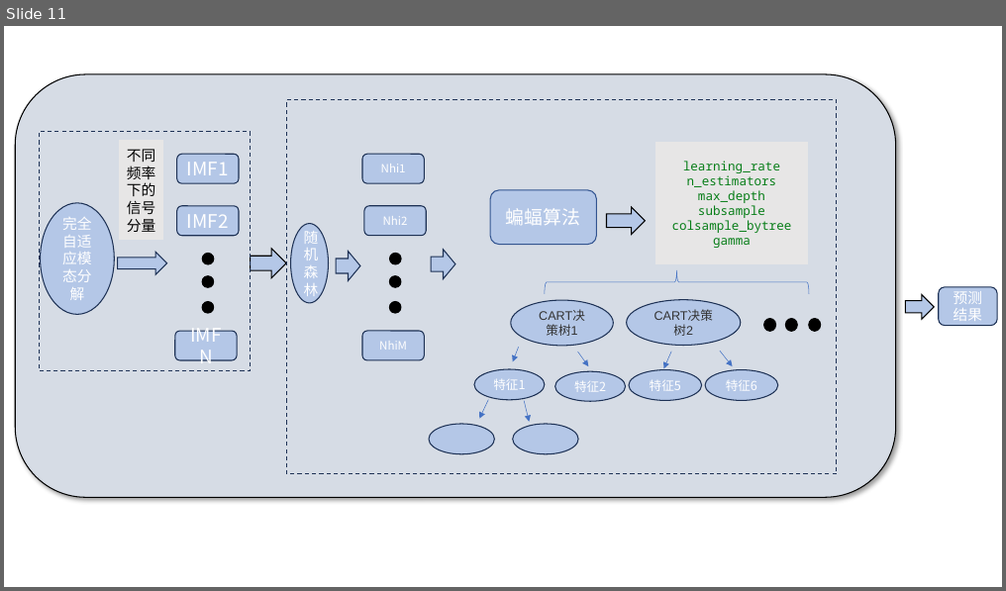
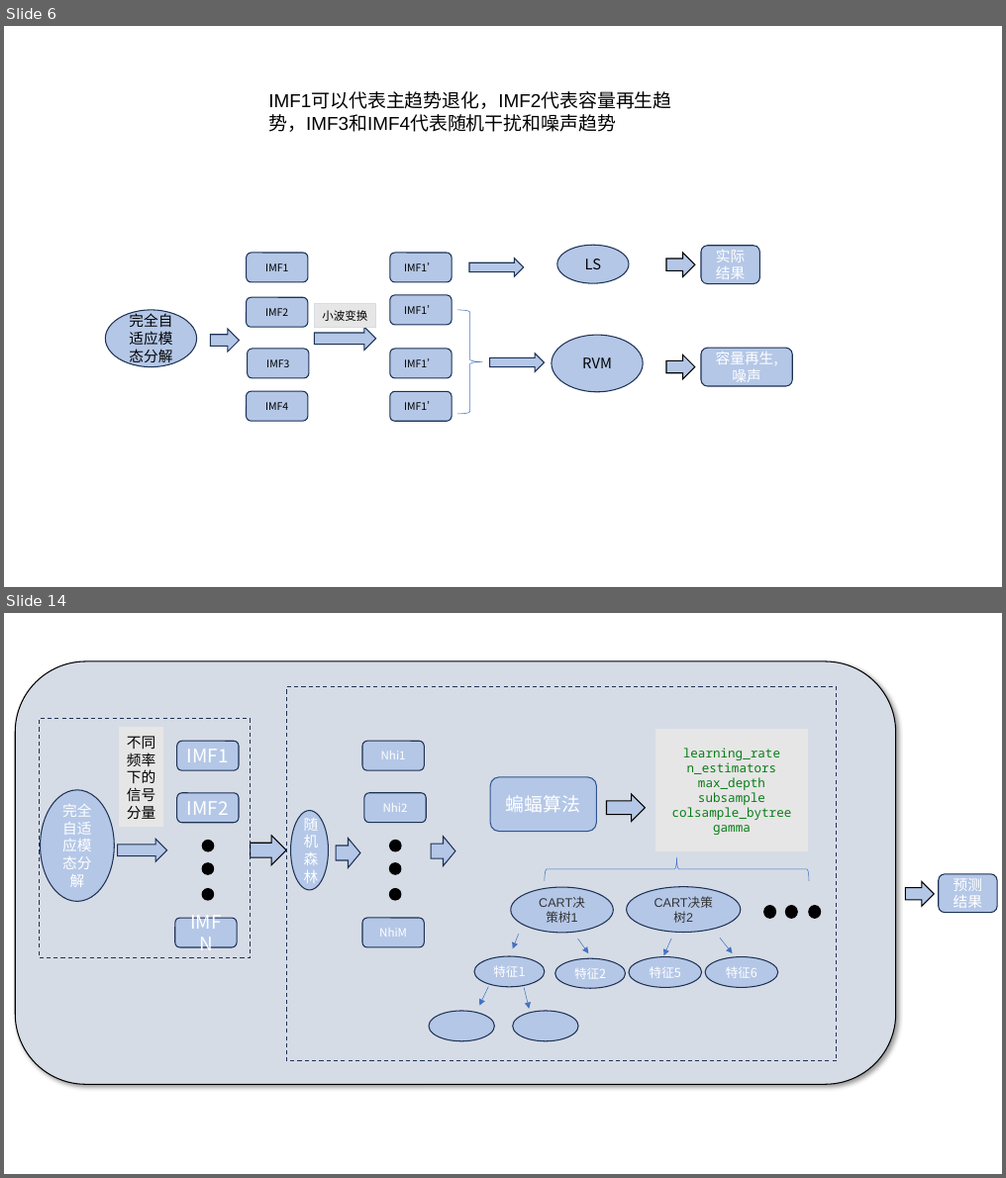
Before and after one commit to lucking666/sys, a slide deck: 卢老师论文汇报/1115汇报.pptx. Shown one above the other, each under a label of ours: slide 11 before the commit, slides 6 and 14 after it; the slides between them are not shown. The pictures are 1006x591 and 1006x1178 pixels, drawn with LibreOffice and Linux fonts; fonts in the diff are those of the drawing. Boxes give left, top, right and bottom in pixels: in the first picture for what was removed or moved away, otherwise in the second. Text is boxed around its words. In the diff, an @@ line names an element or a change of style, - is before the commit and + after.

```diff
--- a/卢老师论文汇报/1115汇报.pptx
+++ b/卢老师论文汇报/1115汇报.pptx
@@ slide 6 added at <box>4,26,1002,587</box>, background #FFFFFF @@
@@ text added at <box>268,92,671,132</box>, 18 pt, text #000000 @@
+IMF1可以代表主趋势退化，IMF2代表容量再生趋势，IMF3和IMF4代表随机干扰和噪声趋势
@@ rounded rectangle added at <box>247,253,308,282</box>, fill #B4C7E7, outline #1E3256 1 pt, 10 pt, text #000000 @@
+IMF1
@@ rounded rectangle added at <box>390,253,451,282</box>, fill #B4C7E7, outline #1E3256 1 pt, 10 pt, text #000000 @@
+IMF1’
@@ right arrow added at <box>469,258,524,276</box>, fill #B4C7E7, outline #1E3256 1 pt @@
@@ ellipse added at <box>557,246,629,284</box>, fill #B4C7E7, outline #1E3256 1 pt, 14 pt, text #000000 @@
+LS
@@ right arrow added at <box>666,253,695,277</box>, fill #B4C7E7, outline #000000 1 pt @@
@@ rounded rectangle added at <box>701,246,760,283</box>, fill #B4C7E7, outline #1E3256 1 pt, 14 pt, text #FFFFFF @@
+实际结果
@@ ellipse added at <box>105,310,196,368</box>, fill #B4C7E7, outline #1E3256 1 pt, 14 pt, text #000000 @@
+完全自适应模态分解
@@ rounded rectangle added at <box>246,297,307,328</box>, fill #B4C7E7, outline #1E3256 1 pt, 10 pt, text #000000 @@
+IMF2
@@ rectangle added at <box>314,304,375,328</box>, fill #E7E6E6, outline #D6DCE5 1 pt, 11 pt, text #000000 @@
+小波变换
@@ rounded rectangle added at <box>390,295,451,325</box>, fill #B4C7E7, outline #1E3256 1 pt, 10 pt, text #000000 @@
+IMF1’
@@ right brace added at <box>457,310,483,414</box>, outline #4472C4 0.5 pt @@
@@ right arrow added at <box>211,329,239,353</box>, fill #B4C7E7, outline #1E3256 1 pt @@
@@ rounded rectangle added at <box>248,349,309,378</box>, fill #B4C7E7, outline #1E3256 1 pt, 10 pt, text #000000 @@
+IMF3
@@ right arrow added at <box>314,327,375,350</box>, fill #B4C7E7, outline #1E3256 1 pt @@
@@ rounded rectangle added at <box>390,349,451,378</box>, fill #B4C7E7, outline #1E3256 1 pt, 10 pt, text #000000 @@
+IMF1’
@@ ellipse added at <box>551,335,643,392</box>, fill #B4C7E7, outline #1E3256 1 pt, 14 pt, text #000000 @@
+RVM
@@ rounded rectangle added at <box>701,348,792,386</box>, fill #B4C7E7, outline #1E3256 1 pt, 14 pt, text #FFFFFF @@
+容量再生,噪声
@@ right arrow added at <box>490,354,544,372</box>, fill #B4C7E7, outline #1E3256 1 pt @@
@@ right arrow added at <box>666,356,695,380</box>, fill #B4C7E7, outline #000000 1 pt @@
@@ rounded rectangle added at <box>246,391,307,421</box>, fill #B4C7E7, outline #1E3256 1 pt, 10 pt, text #000000 @@
+IMF4
@@ rounded rectangle added at <box>390,392,451,422</box>, fill #B4C7E7, outline #1E3256 1 pt, 10 pt, text #000000 @@
+IMF1’
@@ what was slide 11 is now slide 14 @@
```
Also in this commit, not shown: 7 other slides added, 5 slides removed, 33 other files.
